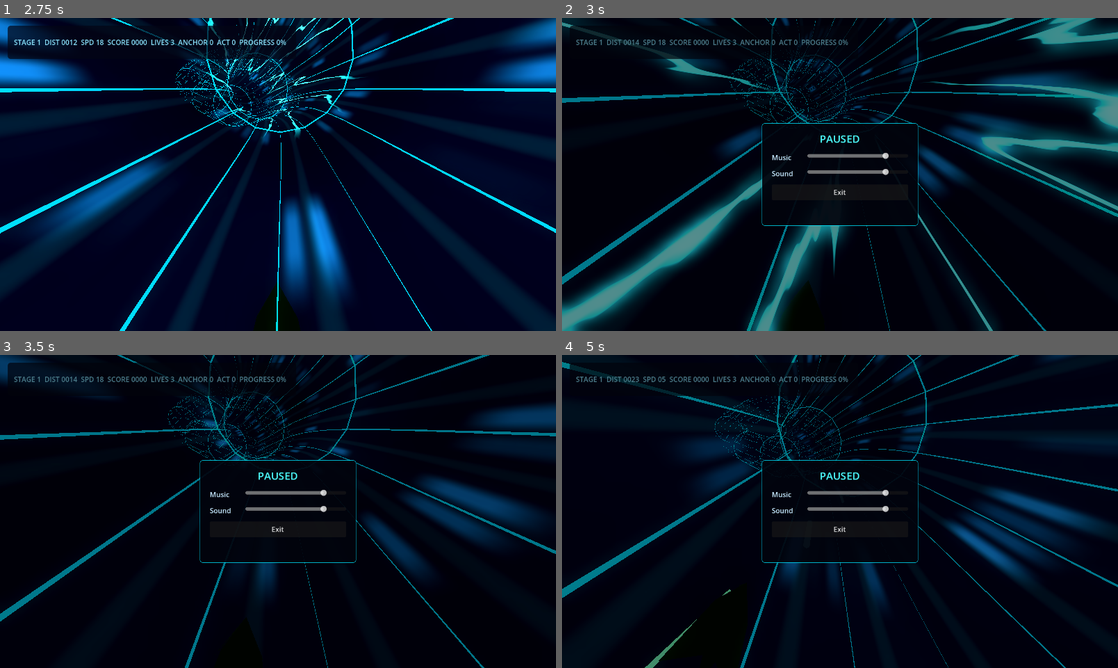
Above: before the commit, frames 1-4 (two rows, left to right).
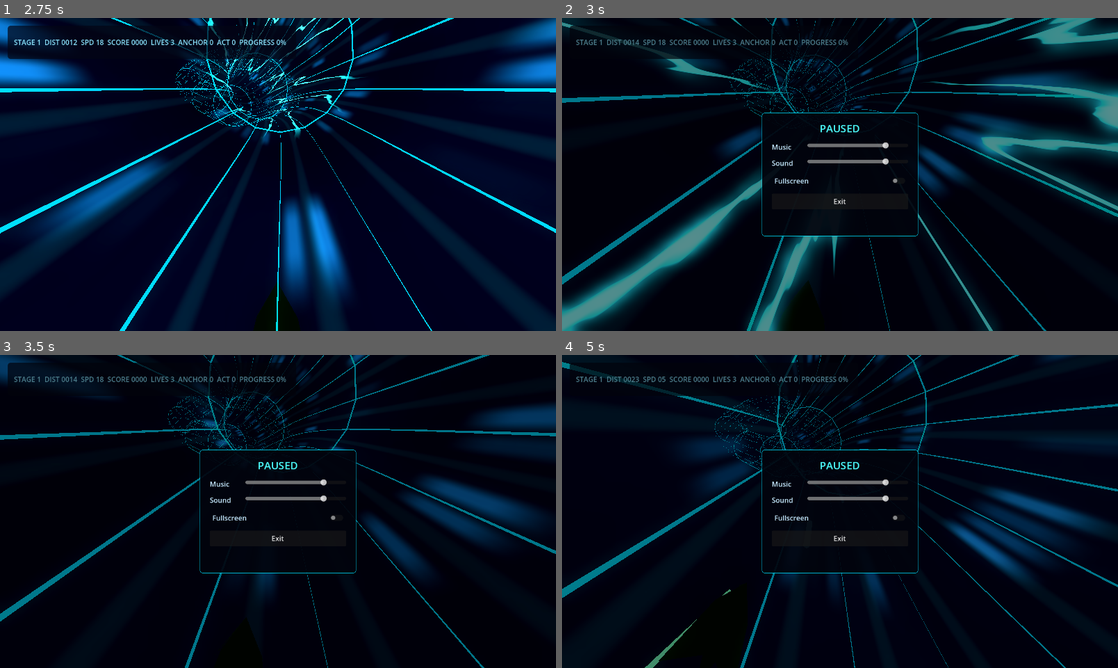
Above: after the commit, the same moments.

Repository: hobsojam/super-miranda-3d
Game: Godot game, scene res://scenes/storm_preview.tscn
Two runs of this game, one before a commit and one after it. Both use one fixed random seed, a clock stepped at 60 frames per second and the inputs below.
Inputs:
- Up to frame 1 (2.75 s): click "Stage 1" at 0.5 s; click "Stage 1" at 1.25 s; click "Start" at 2 s
- Up to frame 2 (3 s): tap Enter (ui_accept) at 2.75 s; hold Right (ui_right) from 2.78 s (still down); tap P at 2.85 s
- Up to frame 3 (3.5 s): keep holding Right (ui_right); tap Enter (ui_accept) at 3.02 s
- Up to frame 4 (5 s): release Right (ui_right) at 3.53 s; hold Down 3.53-4.28 s; tap P at 3.6, 4.55 s; tap Enter (ui_accept) at 3.77 s; hold Right (ui_right) from 4.28 s (still down); hold Space from 4.28 s (still down)

Frame 1 is identical in both runs. In frame 2, 1.9% of the frame differs, in the area x 35-65%, y 30-70%; in frame 3, 1.8%; in frame 4, 1.8%.

Commit message:
Add fullscreen toggle and stop pause from opening over menu screens
F11/Alt+Enter toggle fullscreen from anywhere, and the pause panel
gains a Fullscreen checkbox that stays in sync with the real window
mode. Pressing P no longer opens the pause panel while a start/game
over/stage clear/complete screen is showing, since there is no active
run to pause in that state; it can still always be closed with P.

Diff:
--- a/scenes/storm_preview.tscn
+++ b/scenes/storm_preview.tscn
@@ -93,6 +93,8 @@
 music_slider_path = NodePath("Dim/Panel/Margin/VBox/MusicRow/MusicSlider")
 sound_slider_path = NodePath("Dim/Panel/Margin/VBox/SoundRow/SoundSlider")
 exit_button_path = NodePath("Dim/Panel/Margin/VBox/ExitButton")
+fullscreen_checkbox_path = NodePath("Dim/Panel/Margin/VBox/FullscreenCheckButton")
+stage_path = NodePath("../Stage")
 
 [node name="Dim" type="ColorRect" parent="PauseMenu"]
 anchors_preset = 15
@@ -109,9 +111,9 @@
 anchor_right = 0.5
 anchor_bottom = 0.5
 offset_left = -180.0
-offset_top = -118.0
+offset_top = -142.0
 offset_right = 180.0
-offset_bottom = 118.0
+offset_bottom = 142.0
 grow_horizontal = 2
 grow_vertical = 2
 theme_override_styles/panel = SubResource("StyleBox_pause")
@@ -161,6 +163,10 @@
 max_value = 100.0
 value = 80.0
 
+[node name="FullscreenCheckButton" type="CheckButton" parent="PauseMenu/Dim/Panel/Margin/VBox"]
+theme_override_colors/font_color = Color(0.78, 0.92, 1, 1)
+text = "Fullscreen"
+
 [node name="ExitButton" type="Button" parent="PauseMenu/Dim/Panel/Margin/VBox"]
 custom_minimum_size = Vector2(0, 36)
 text = "Exit"
--- a/scripts/pause_menu.gd
+++ b/scripts/pause_menu.gd
@@ -5,11 +5,15 @@
 @export var music_slider_path: NodePath
 @export var sound_slider_path: NodePath
 @export var exit_button_path: NodePath
+@export var fullscreen_checkbox_path: NodePath
+@export var stage_path: NodePath
 
 var _panel: Control
 var _music_slider: HSlider
 var _sound_slider: HSlider
 var _exit_button: Button
+var _fullscreen_checkbox: CheckButton
+var _stage: StormStage
 var _paused: bool = false
 
 func _ready() -> void:
@@ -18,6 +22,9 @@
 	_music_slider = get_node(music_slider_path) as HSlider
 	_sound_slider = get_node(sound_slider_path) as HSlider
 	_exit_button = get_node(exit_button_path) as Button
+	_fullscreen_checkbox = get_node(fullscreen_checkbox_path) as CheckButton
+	if stage_path != NodePath():
+		_stage = get_node(stage_path) as StormStage
 	_panel.visible = false
 	_ensure_audio_bus("Music")
 	_ensure_audio_bus("Sound")
@@ -26,18 +33,54 @@
 	_music_slider.value_changed.connect(_on_music_changed)
 	_sound_slider.value_changed.connect(_on_sound_changed)
 	_exit_button.pressed.connect(_on_exit_pressed)
+	_fullscreen_checkbox.toggled.connect(_on_fullscreen_checkbox_toggled)
 	_apply_bus_volume("Music", _music_slider.value)
 	_apply_bus_volume("Sound", _sound_slider.value)
+	_sync_fullscreen_checkbox()
 
 func _unhandled_input(event: InputEvent) -> void:
-	if event is InputEventKey and event.pressed and not event.echo and event.keycode == KEY_P:
-		_set_paused(not _paused)
-		get_viewport().set_input_as_handled()
+	if event is InputEventKey and event.pressed and not event.echo:
+		if event.keycode == KEY_P and _can_toggle_pause():
+			_set_paused(not _paused)
+			get_viewport().set_input_as_handled()
+		elif _is_fullscreen_toggle(event):
+			_toggle_fullscreen()
+			get_viewport().set_input_as_handled()
+
+func _can_toggle_pause() -> bool:
+	if _paused:
+		return true
+	return _stage == null or not _stage.is_menu_screen_active()
+
+func _is_fullscreen_toggle(event: InputEventKey) -> bool:
+	return event.keycode == KEY_F11 or (event.keycode == KEY_ENTER and event.alt_pressed)
+
+func _toggle_fullscreen() -> void:
+	var current_mode: DisplayServer.WindowMode = DisplayServer.window_get_mode()
+	if current_mode == DisplayServer.WINDOW_MODE_FULLSCREEN \
+			or current_mode == DisplayServer.WINDOW_MODE_EXCLUSIVE_FULLSCREEN:
+		DisplayServer.window_set_mode(DisplayServer.WINDOW_MODE_WINDOWED)
+	else:
+		DisplayServer.window_set_mode(DisplayServer.WINDOW_MODE_FULLSCREEN)
+	_sync_fullscreen_checkbox()
+
+func _sync_fullscreen_checkbox() -> void:
+	if _fullscreen_checkbox == null:
+		return
+	var current_mode: DisplayServer.WindowMode = DisplayServer.window_get_mode()
+	var is_fullscreen: bool = current_mode == DisplayServer.WINDOW_MODE_FULLSCREEN \
+			or current_mode == DisplayServer.WINDOW_MODE_EXCLUSIVE_FULLSCREEN
+	_fullscreen_checkbox.set_pressed_no_signal(is_fullscreen)
+
+func _on_fullscreen_checkbox_toggled(_pressed: bool) -> void:
+	_toggle_fullscreen()
 
 func _set_paused(paused: bool) -> void:
 	_paused = paused
 	get_tree().paused = paused
 	_panel.visible = paused
+	if paused:
+		_sync_fullscreen_checkbox()
 
 func _on_music_changed(value: float) -> void:
 	_apply_bus_volume("Music", value)
--- a/scripts/stage_hud.gd
+++ b/scripts/stage_hud.gd
@@ -115,6 +115,9 @@
 func hide_state_overlay() -> void:
 	if _state_panel:
 		_state_panel.visible = false
+
+func is_state_overlay_visible() -> bool:
+	return _state_panel != null and _state_panel.visible
 
 func should_accept_shortcut_start() -> bool:
 	return should_accept_shortcut_start_for_focus(_current_focus_owner())
--- a/scripts/storm_stage.gd
+++ b/scripts/storm_stage.gd
@@ -142,6 +142,9 @@
 
 func restart_stage() -> void:
 	_start_stage(_hud.selected_start_stage)
+
+func is_menu_screen_active() -> bool:
+	return _hud != null and _hud.is_state_overlay_visible()
 
 func _start_stage(stage: int) -> void:
 	lives = 3
